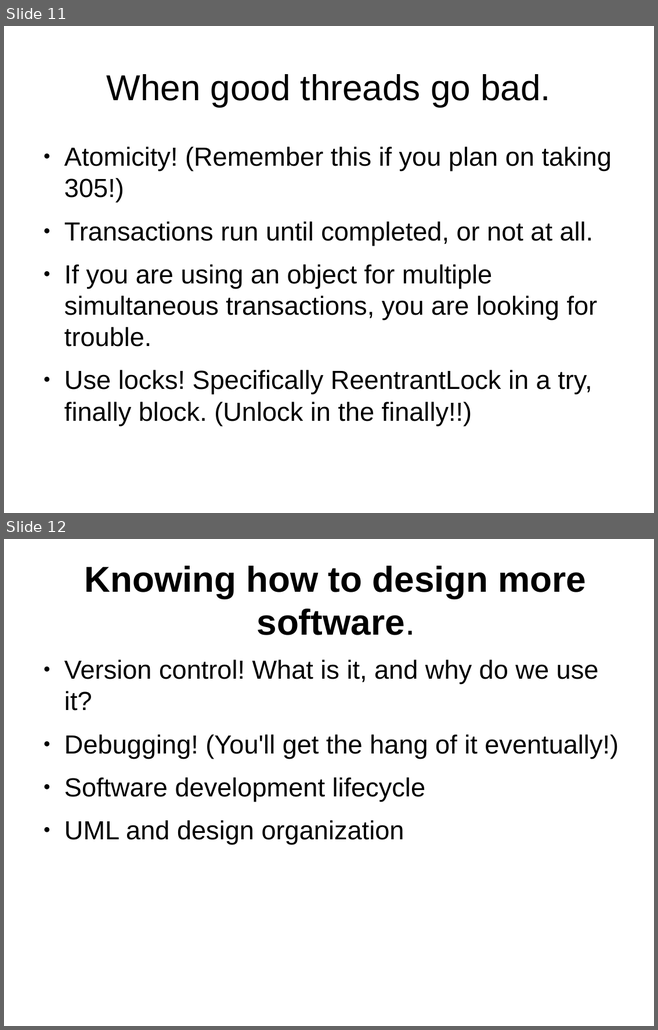
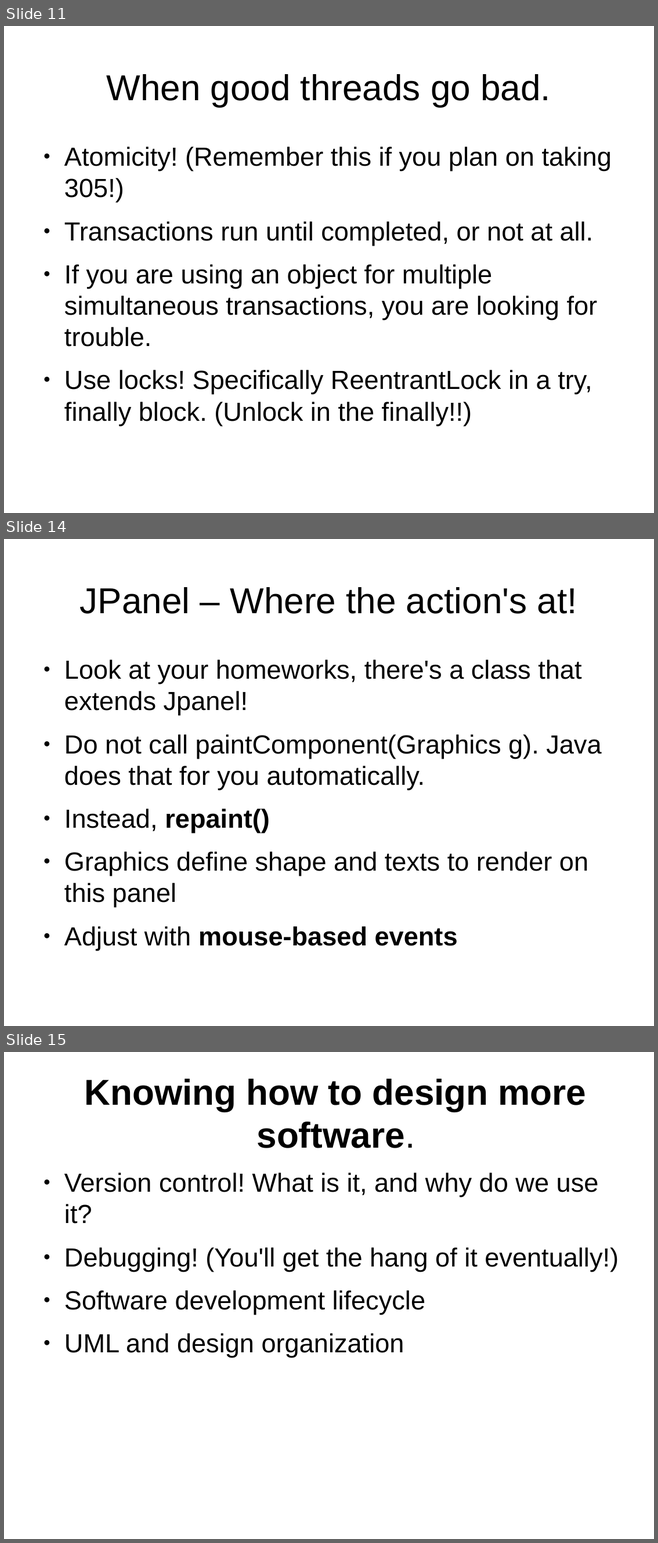
Before and after one commit to yv444/cse219-review, a slide deck: midterm_review.odp. Shown one above the other, each under a label of ours: slides 11 and 12 before the commit, slides 11, 14 and 15 after it; the slides between them are not shown. The pictures are 658x1030 and 658x1543 pixels, drawn with LibreOffice and Linux fonts; fonts in the diff are those of the drawing. Boxes give left, top, right and bottom in pixels: in the first picture for what was removed or moved away, otherwise in the second. Text is boxed around its words. In the diff, an @@ line names an element or a change of style, - is before the commit and + after.

```diff
--- a/midterm_review.odp
+++ b/midterm_review.odp
@@ slide 14 added at <box>4,539,654,1026</box>, background #FFFFFF @@
@@ title added at <box>80,587,577,614</box>, 44 pt, text #000000 @@
+JPanel – Where the action's at!
@@ text added at <box>64,660,601,950</box>, 32 pt, text #000000 @@
+● Look at your homeworks, there's a class that extends Jpanel!
+● Do not call paintComponent(Graphics g). Java does that for you automatically.
+● Instead, repaint()
+● Graphics define shape and texts to render on this panel
+● Adjust with mouse-based events
@@ what was slide 12 is now slide 15 @@
```
Also in this commit, not shown: 9 other slides added, 2 other files.
